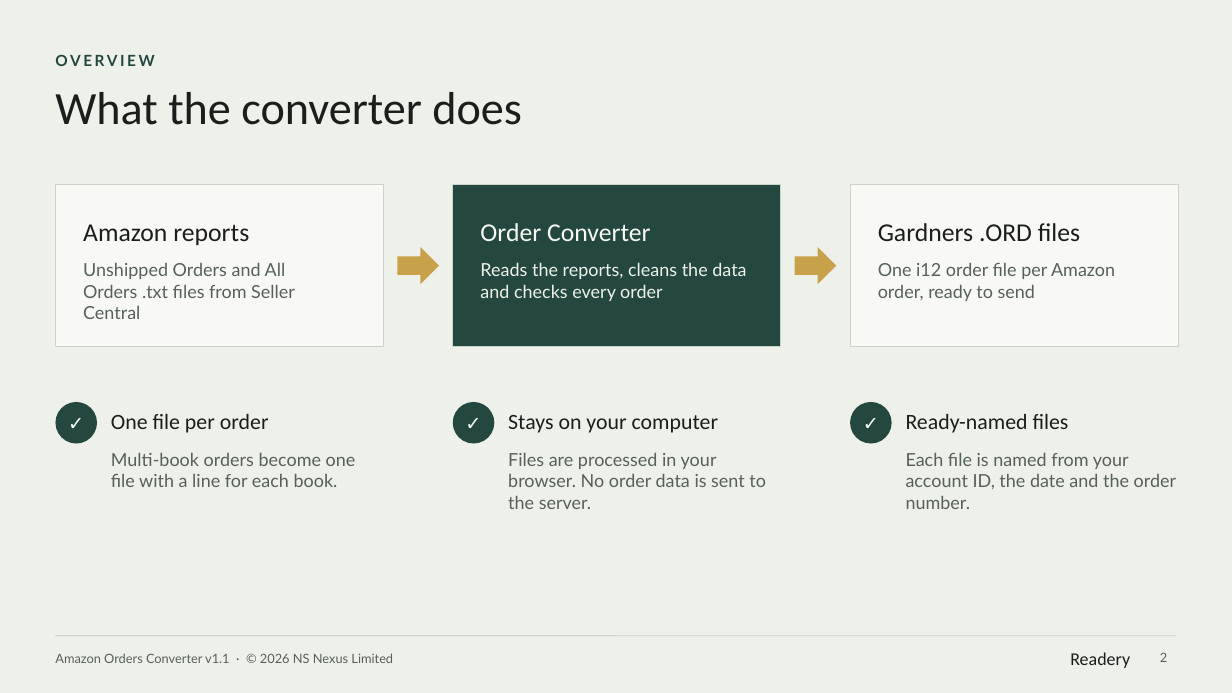
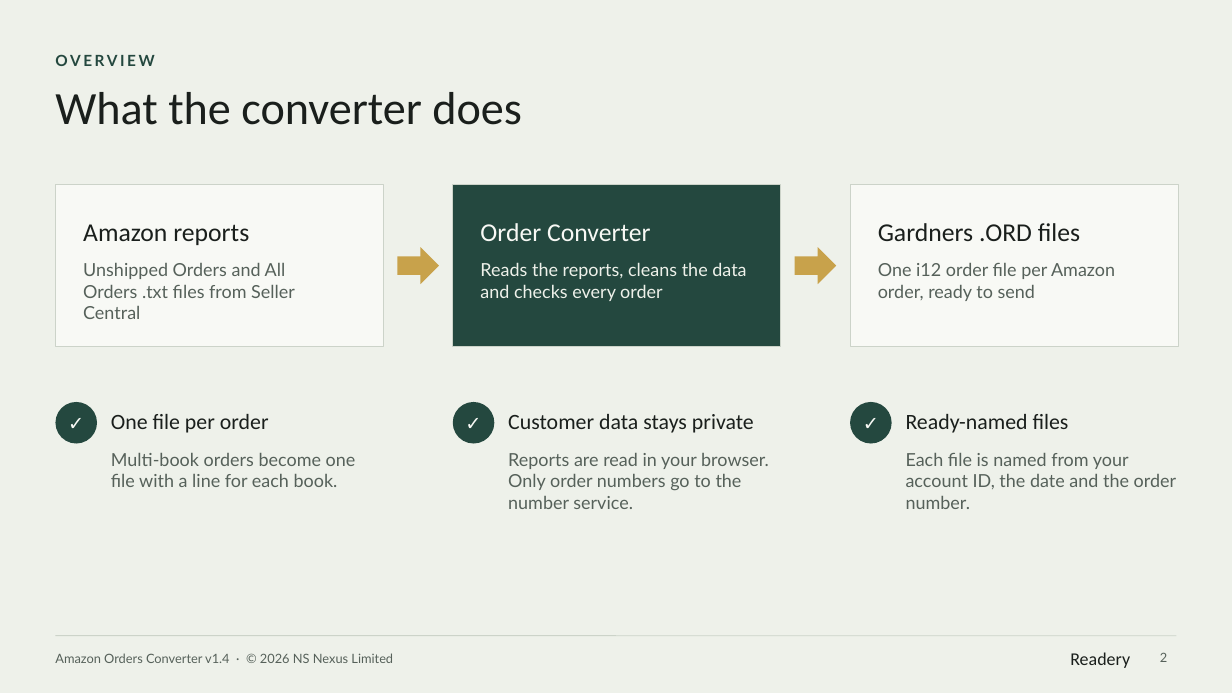
Before and after one commit to rado-penov/readery, a slide deck: slide 2 of orderconverter/Amazon-Orders-Converter-User-Manual.pptx. Drawn at 1232x693 pixels with LibreOffice and Linux fonts; fonts in the diff are those of the drawing. Boxes give left, top, right and bottom in pixels: in the first picture for what was removed or moved away, otherwise in the second. Text is boxed around its words. In the diff, an @@ line names an element or a change of style, - is before the commit and + after.

```diff
--- a/orderconverter/Amazon-Orders-Converter-User-Manual.pptx
+++ b/orderconverter/Amazon-Orders-Converter-User-Manual.pptx
@@ text at [508,414,754,433]: text changed @@
-Stays on your computer
+Customer data stays private
@@ text at [508,453,769,509]: text changed @@
-Files are processed in your browser. No order data is sent to the server.
+Reports are read in your browser. Only order numbers go to the number service.
@@ text at [55,653,393,663]: text changed @@
-Amazon Orders Converter v1.1 · © 2026 NS Nexus Limited
+Amazon Orders Converter v1.4 · © 2026 NS Nexus Limited
```
Also in this commit, not shown: 11 other slides changed, 2 slides added, 1 other file.
